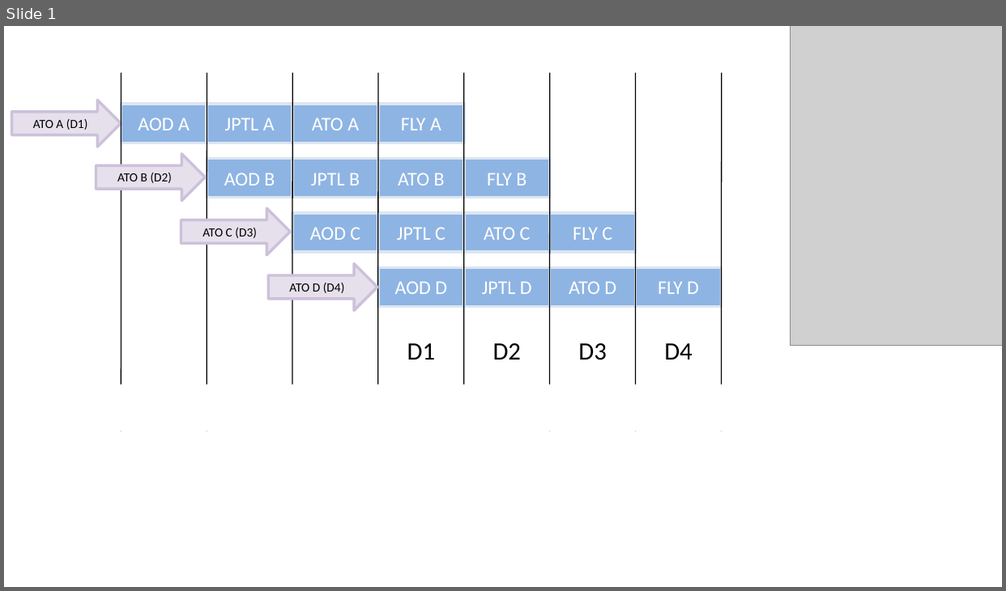
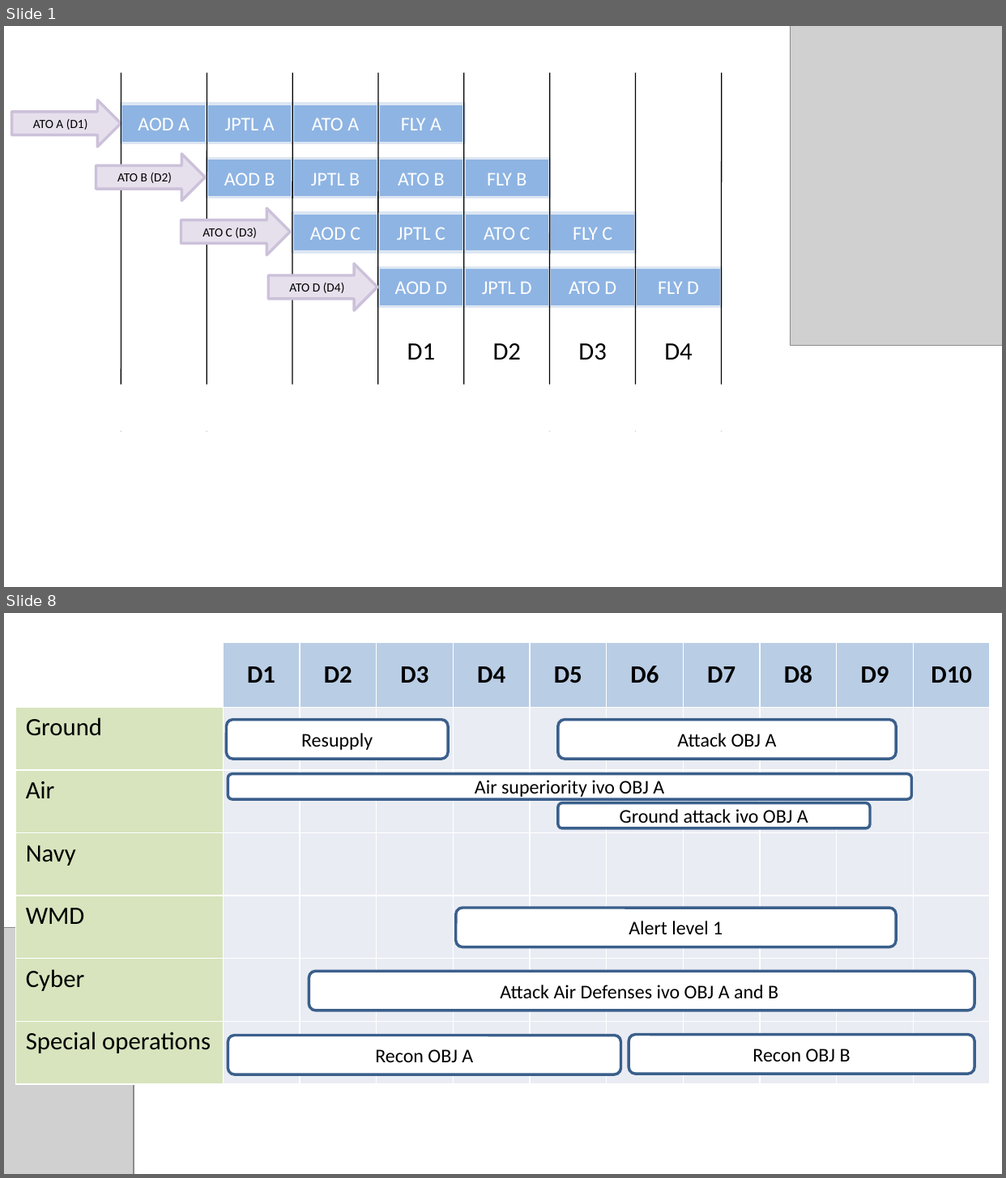
Before and after one commit to 132nd-vWing/OPAR-Brief, a slide deck: UNDER DEVELOPMENT/ADMIN DOCUMENTS TTPs OPAR 2.0/ATO.pptx. Shown one above the other, each under a label of ours: slide 1 before the commit, slides 1 and 8 after it; the slides between them are not shown. The pictures are 1006x591 and 1006x1178 pixels, drawn with LibreOffice and Linux fonts; fonts in the diff are those of the drawing; grey boxes stand for pictures. Boxes give left, top, right and bottom in pixels: in the first picture for what was removed or moved away, otherwise in the second. Text is boxed around its words. In the diff, an @@ line names an element or a change of style, - is before the commit and + after.

```diff
--- a/UNDER DEVELOPMENT/ADMIN DOCUMENTS TTPs OPAR 2.0/ATO.pptx
+++ b/UNDER DEVELOPMENT/ADMIN DOCUMENTS TTPs OPAR 2.0/ATO.pptx
@@ slide 8 added at (4, 613, 1002, 1174), background #FFFFFF @@
@@ table added at (16, 642, 992, 1084), 7 rows, 11 columns @@
+ | D1 | D2 | D3 | D4 | D5 | D6 | D7 | D8 | D9 | D10
+Ground |  |  |  |  |  |  |  |  |  | 
+Air |  |  |  |  |  |  |  |  |  | 
+Navy |  |  |  |  |  |  |  |  |  | 
+WMD |  |  |  |  |  |  |  |  |  | 
+Cyber |  |  |  |  |  |  |  |  |  | 
+Special operations |  |  |  |  |  |  |  |  |  | 
@@ rounded rectangle added at (227, 720, 448, 759), fill #FFFFFF, outline #3A5F8C 2 pt, 14 pt, text #000000 @@
+Resupply
@@ rounded rectangle added at (558, 720, 896, 759), fill #FFFFFF, outline #3A5F8C 2 pt, 14 pt, text #000000 @@
+Attack OBJ A
@@ rounded rectangle added at (228, 773, 911, 798), fill #FFFFFF, outline #3A5F8C 2 pt, 14 pt, text #000000 @@
+Air superiority ivo OBJ A
@@ rounded rectangle added at (558, 803, 870, 828), fill #FFFFFF, outline #3A5F8C 2 pt, 14 pt, text #000000 @@
+Ground attack ivo OBJ A
@@ picture added at (4, 927, 133, 1174) @@
@@ rounded rectangle added at (456, 909, 896, 948), fill #FFFFFF, outline #3A5F8C 2 pt, 14 pt, text #000000 @@
+Alert level 1
@@ rounded rectangle added at (309, 971, 975, 1010), fill #FFFFFF, outline #3A5F8C 2 pt, 14 pt, text #000000 @@
+Attack Air Defenses ivo OBJ A and B
@@ rounded rectangle added at (228, 1035, 620, 1074), fill #FFFFFF, outline #3A5F8C 2 pt, 14 pt, text #000000 @@
+Recon OBJ A
@@ rounded rectangle added at (629, 1035, 974, 1074), fill #FFFFFF, outline #3A5F8C 2 pt, 14 pt, text #000000 @@
+Recon OBJ B
```
Also in this commit, not shown: 13 other slides added, 8 other files.
